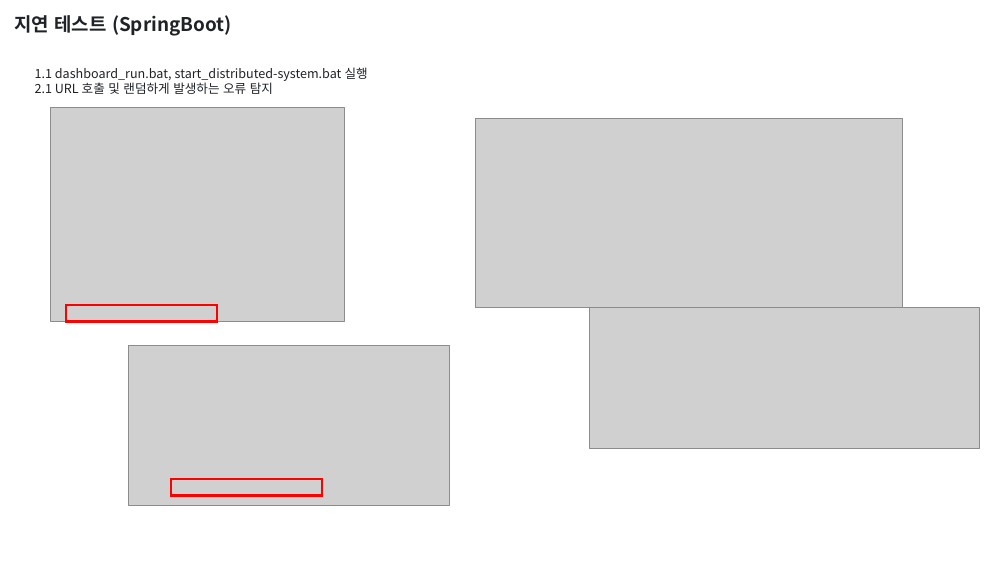
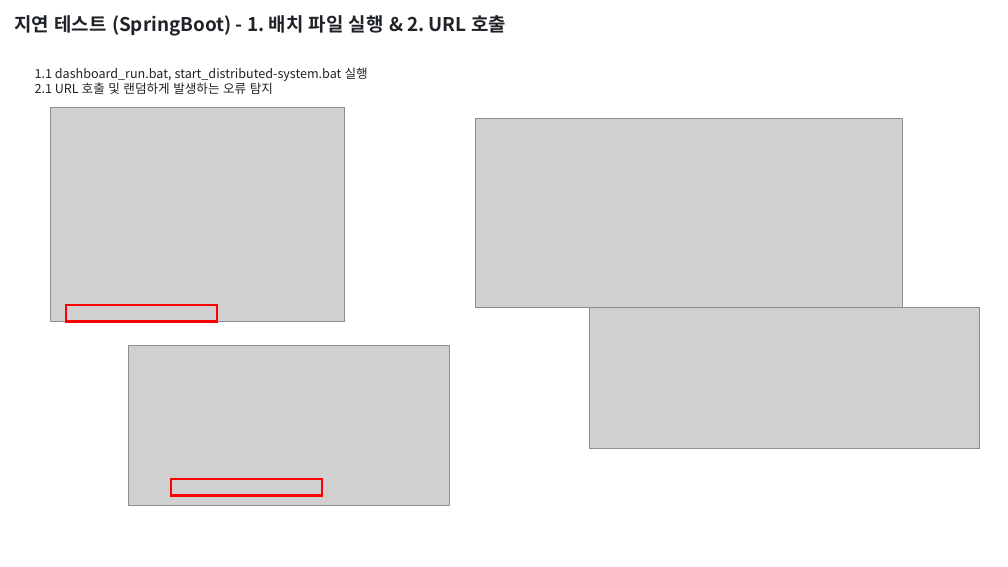
Before and after one commit to kkimsungchul/otel, a slide deck: slide 3 of otel-ppt/테스트 시나리오_v1.0.pptx. Drawn at 1008x567 pixels with LibreOffice and Linux fonts; fonts in the diff are those of the drawing; grey boxes stand for pictures. Boxes give left, top, right and bottom in pixels: in the first picture for what was removed or moved away, otherwise in the second. Text is boxed around its words. In the diff, an @@ line names an element or a change of style, - is before the commit and + after.

Commit message:
2024.07.05 - 테스트 시나리오 minor fix

```diff
--- a/otel-ppt/테스트 시나리오_v1.0.pptx
+++ b/otel-ppt/테스트 시나리오_v1.0.pptx
@@ text at [15,15,506,36]: text changed @@
-지연 테스트 (SpringBoot)
+지연 테스트 (SpringBoot) - 1. 배치 파일 실행 & 2. URL 호출
```
Also in this commit, not shown: 9 other slides changed.
